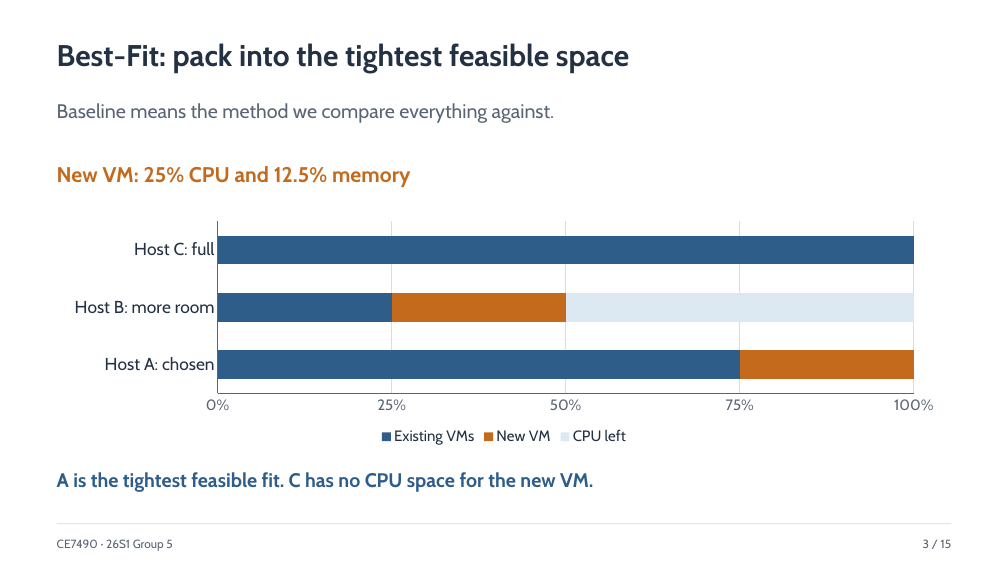
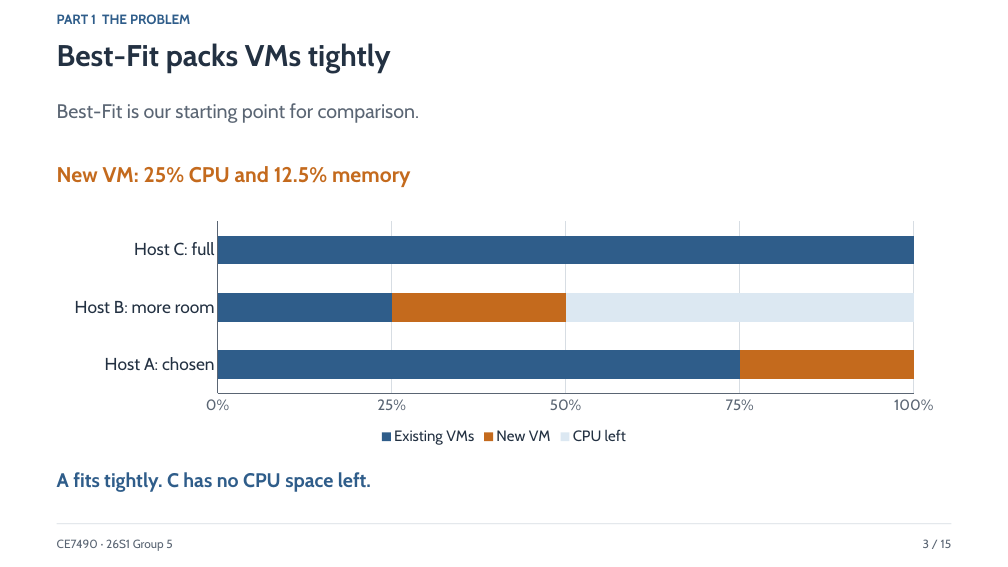
Before and after one commit to xxxmian/CE7490-P2_Revisiting_LAVA, a slide deck: slide 3 of Revisiting_Lifetime_Aware_VM_Allocation_Presentation_v4.pptx. Drawn at 1008x567 pixels with LibreOffice and Linux fonts; fonts in the diff are those of the drawing. Boxes give left, top, right and bottom in pixels: in the first picture for what was removed or moved away, otherwise in the second. Text is boxed around its words. In the diff, an @@ line names an element or a change of style, - is before the commit and + after.

Commit message:
Restore detailed report and simplify slides into three parts

```diff
--- a/Revisiting_Lifetime_Aware_VM_Allocation_Presentation_v4.pptx
+++ b/Revisiting_Lifetime_Aware_VM_Allocation_Presentation_v4.pptx
@@ text added at <box>57,14,190,24</box>, 12.8 pt, text #2F5D8A, bold @@
+PART 1 THE PROBLEM
@@ text at <box>57,43,391,72</box>: text changed @@
-Best-Fit: pack into the tightest feasible space
+Best-Fit packs VMs tightly
@@ text at <box>57,103,420,123</box>: text changed @@
-Baseline means the method we compare everything against.
+Best-Fit is our starting point for comparison.
@@ text at <box>57,472,371,492</box>: text changed @@
-A is the tightest feasible fit. C has no CPU space for the new VM.
+A fits tightly. C has no CPU space left.
```
Also in this commit, not shown: 12 other slides changed, 2 slides added, 2 slides removed, 6 other files.
